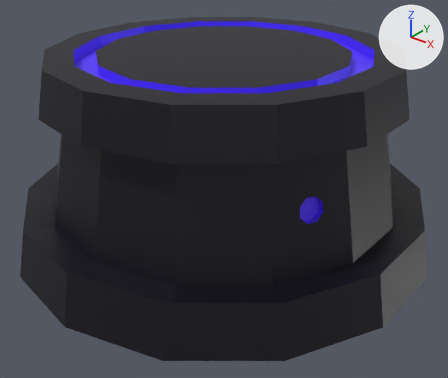
Two versions of the glTF model Assets/Meshes/ItemPedestal/item_pedestal.glb, one commit apart.
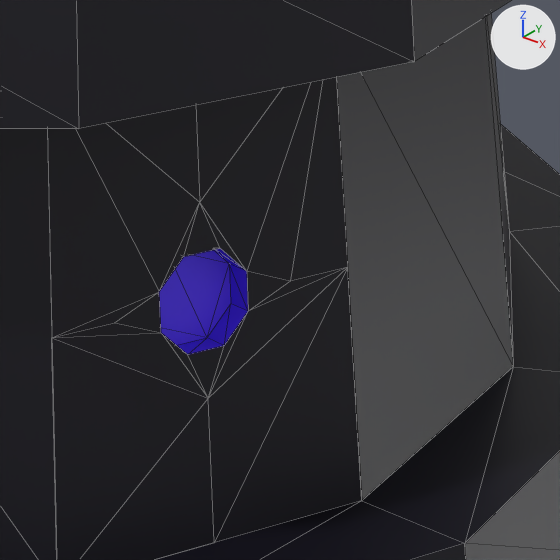
Each version appears first whole from a 50 mm lens placed at (7.41, -9.26, 4.74), pointed at (0.24, -0.31, -0.81), and next in a close-up on the part from 57% to 91% of the width and 34% to 74% of the height. The lights are fixed; the arrows at upper right show +X, +Y and +Z. The close-ups show mesh edges as thin lines. Vertices at the same position are counted once.
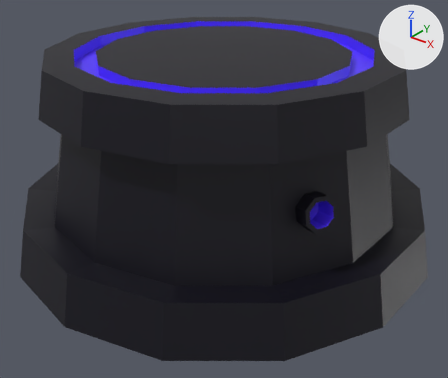
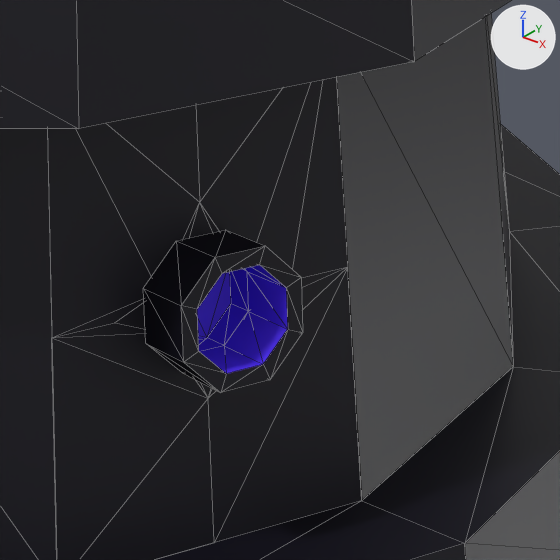
What differs and where, as boxes [x1, y1, x2, y2] in the close-ups (560 x 560 px):
part 1 of me_cylinder, added
    after: [143, 230, 303, 393]

Diff of the bpy script that builds the scene:
```diff
--- a/Assets/Meshes/ItemPedestal/item_pedestal.glb.py
+++ b/Assets/Meshes/ItemPedestal/item_pedestal.glb.py
@@ me_cylinder @@
 # used by ob_cylinder; location = (0.0, 0.0, 0.0)
-me_cylinder.from_pydata(...)  # 164 vertices, 324 faces; spans x -4.22..4.22, y -4.33..4.33, z -1.97..1.95
+me_cylinder.from_pydata(...)  # 188 vertices, 372 faces; spans x -4.22..4.22, y -4.33..4.33, z -1.97..1.95
+# me_cylinder part 1
+# 24 vertices are added at x 2.8..3.36, y -1.82..-1.14, z -0.25..0.39
+# 32 new faces join them, mat_material_001 (black #050314)
+# 16 new faces join them, mat_material_002 (blue #5936ff)
 me_cylinder.materials.append(mat_material_001)
```
